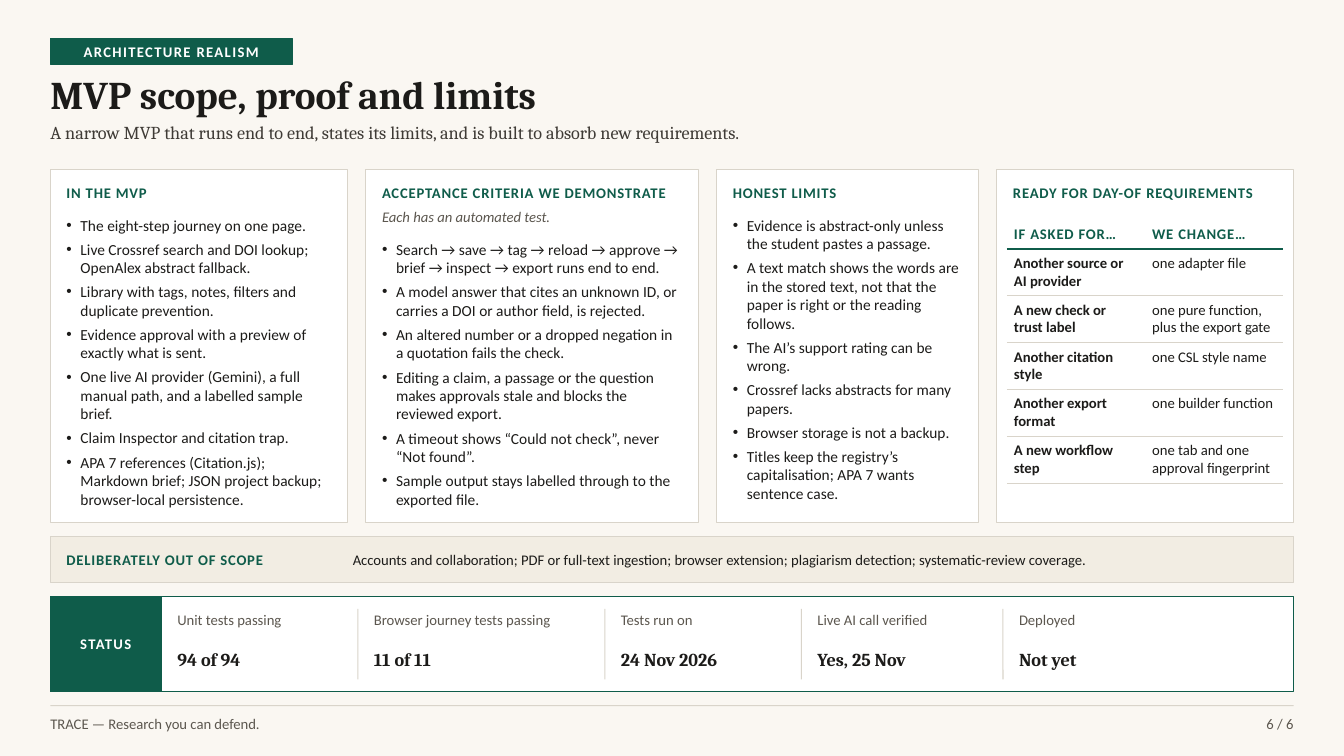
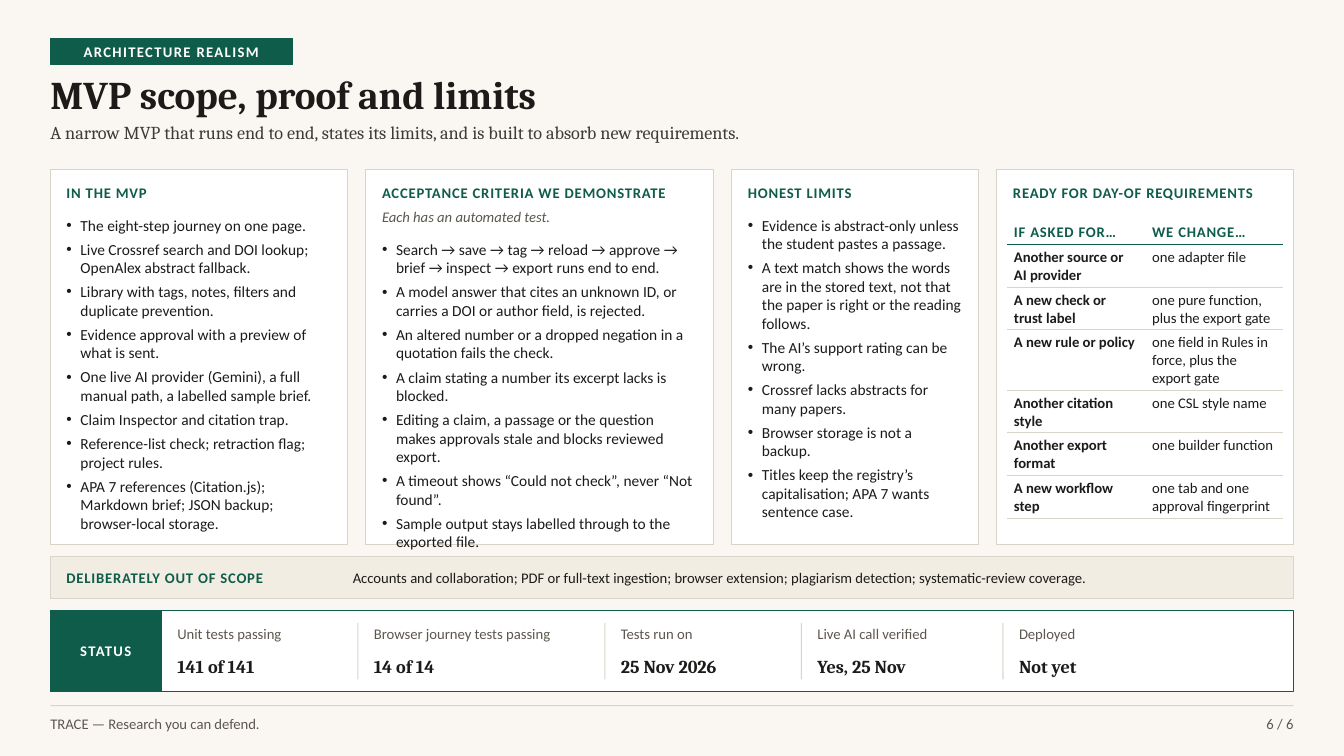
Before and after one commit to mercydeez/trace-hackathon, a slide deck: slide 6 of submissions/phase-1-deck.pptx. Drawn at 1344x756 pixels with LibreOffice and Linux fonts; fonts in the diff are those of the drawing. Boxes give left, top, right and bottom in pixels: in the first picture for what was removed or moved away, otherwise in the second. Text is boxed around its words. In the diff, an @@ line names an element or a change of style, - is before the commit and + after.

```diff
--- a/submissions/phase-1-deck.pptx
+++ b/submissions/phase-1-deck.pptx
@@ rectangle: place and size @@
-rectangle at bbox=[50, 169, 348, 522]
+rectangle at bbox=[50, 169, 348, 544]
@@ rectangle: place and size @@
-rectangle at bbox=[366, 169, 699, 522]
+rectangle at bbox=[366, 169, 714, 544]
@@ rectangle: place and size @@
-rectangle at bbox=[717, 169, 979, 522]
+rectangle at bbox=[732, 169, 979, 544]
@@ rectangle: place and size @@
-rectangle at bbox=[997, 169, 1294, 522]
+rectangle at bbox=[997, 169, 1294, 544]
@@ text "HONEST LIMITS": place and size @@
-text "HONEST LIMITS" at bbox=[733, 188, 837, 198]
+text "HONEST LIMITS" at bbox=[748, 188, 852, 198]
@@ text "Evidence is abstract-only unless the ..." rewrapped from bbox=[747, 220, 959, 499] to bbox=[762, 220, 961, 517] @@
@@ table at bbox=[1007, 220, 1284, 518] @@
+row 4: A new rule or policy | one field in Rules in force, plus the export gate
@@ text at bbox=[80, 329, 311, 404]: text changed @@
-• Evidence approval with a preview of exactly what is sent.
-• One live AI provider (Gemini), a full manual path, and a labelled sample brief.
+• Evidence approval with a preview of what is sent.
+• One live AI provider (Gemini), a full manual path, a labelled sample brief.
@@ text at bbox=[396, 372, 667, 465]: text changed @@
-• Editing a claim, a passage or the question makes approvals stale and blocks the reviewed export.
+• A claim stating a number its excerpt lacks is blocked.
+• Editing a claim, a passage or the question makes approvals stale and blocks reviewed export.
@@ text at bbox=[80, 438, 305, 532]: text changed @@
-• APA 7 references (Citation.js); Markdown brief; JSON project backup; browser-local persistence.
+• Reference-list check; retraction flag; project rules.
+• APA 7 references (Citation.js); Markdown brief; JSON backup; browser-local storage.
@@ rectangle: place and size @@
-rectangle at bbox=[50, 536, 1294, 583]
+rectangle at bbox=[50, 557, 1294, 599]
@@ text "DELIBERATELY OUT OF SCOPE": place and size @@
-text "DELIBERATELY OUT OF SCOPE" at bbox=[66, 555, 263, 565]
+text "DELIBERATELY OUT OF SCOPE" at bbox=[66, 573, 263, 583]
@@ text "Accounts and collaboration; PDF or ...": place and size @@
-text "Accounts and collaboration; PDF or ..." at bbox=[353, 554, 1086, 568]
+text "Accounts and collaboration; PDF or ..." at bbox=[353, 572, 1086, 586]
@@ rectangle "STATUS": place and size @@
-rectangle "STATUS" at bbox=[50, 597, 161, 692]
+rectangle "STATUS" at bbox=[50, 611, 161, 692]
@@ rectangle: place and size @@
-rectangle at bbox=[50, 597, 1294, 692]
+rectangle at bbox=[50, 611, 1294, 692]
@@ line moved from (358, 609) - (358, 680) to (358, 623) - (358, 680) @@
@@ line moved from (605, 609) - (605, 680) to (605, 623) - (605, 680) @@
@@ line moved from (802, 609) - (802, 680) to (802, 623) - (802, 680) @@
@@ line moved from (1003, 609) - (1003, 680) to (1003, 623) - (1003, 680) @@
@@ 5 texts: place and size @@
-5 texts at bbox=[177, 615, 1075, 628]
+5 texts at bbox=[177, 629, 1075, 642]
@@ text "Yes, 25 Nov": place and size @@
-text "Yes, 25 Nov" at bbox=[817, 653, 906, 669]
+text "Yes, 25 Nov" at bbox=[817, 660, 906, 676]
@@ text "Not yet": place and size @@
-text "Not yet" at bbox=[1019, 654, 1077, 670]
+text "Not yet" at bbox=[1019, 661, 1077, 677]
@@ text at bbox=[177, 660, 255, 673]: text changed @@
-94 of 94
+141 of 141
@@ text at bbox=[374, 660, 434, 673]: text changed @@
-11 of 11
+14 of 14
@@ text at bbox=[621, 660, 717, 673]: text changed @@
-24 Nov 2026
+25 Nov 2026
```
Also in this commit, not shown: 4 other slides changed, 2 other files.
